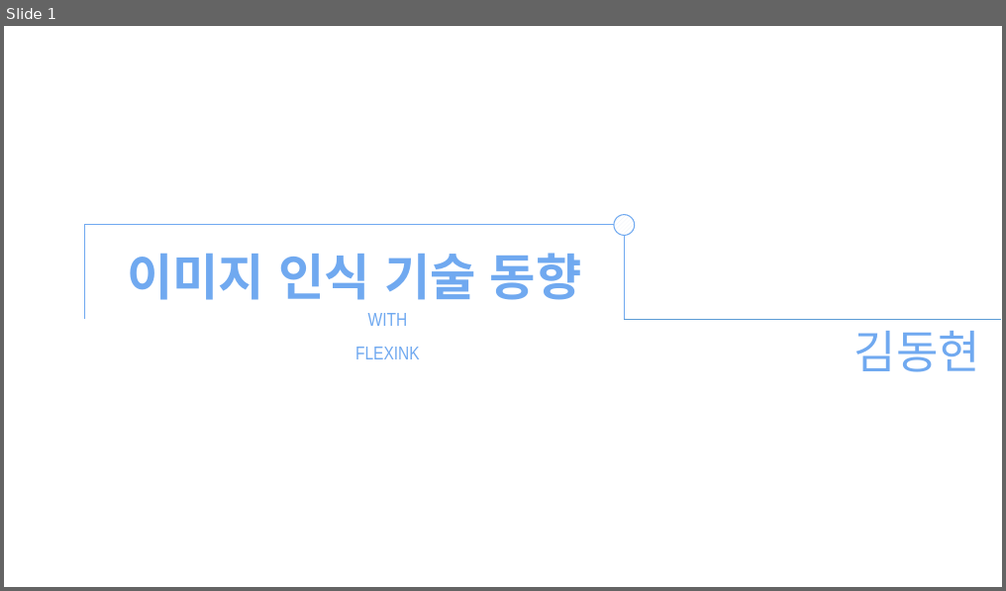
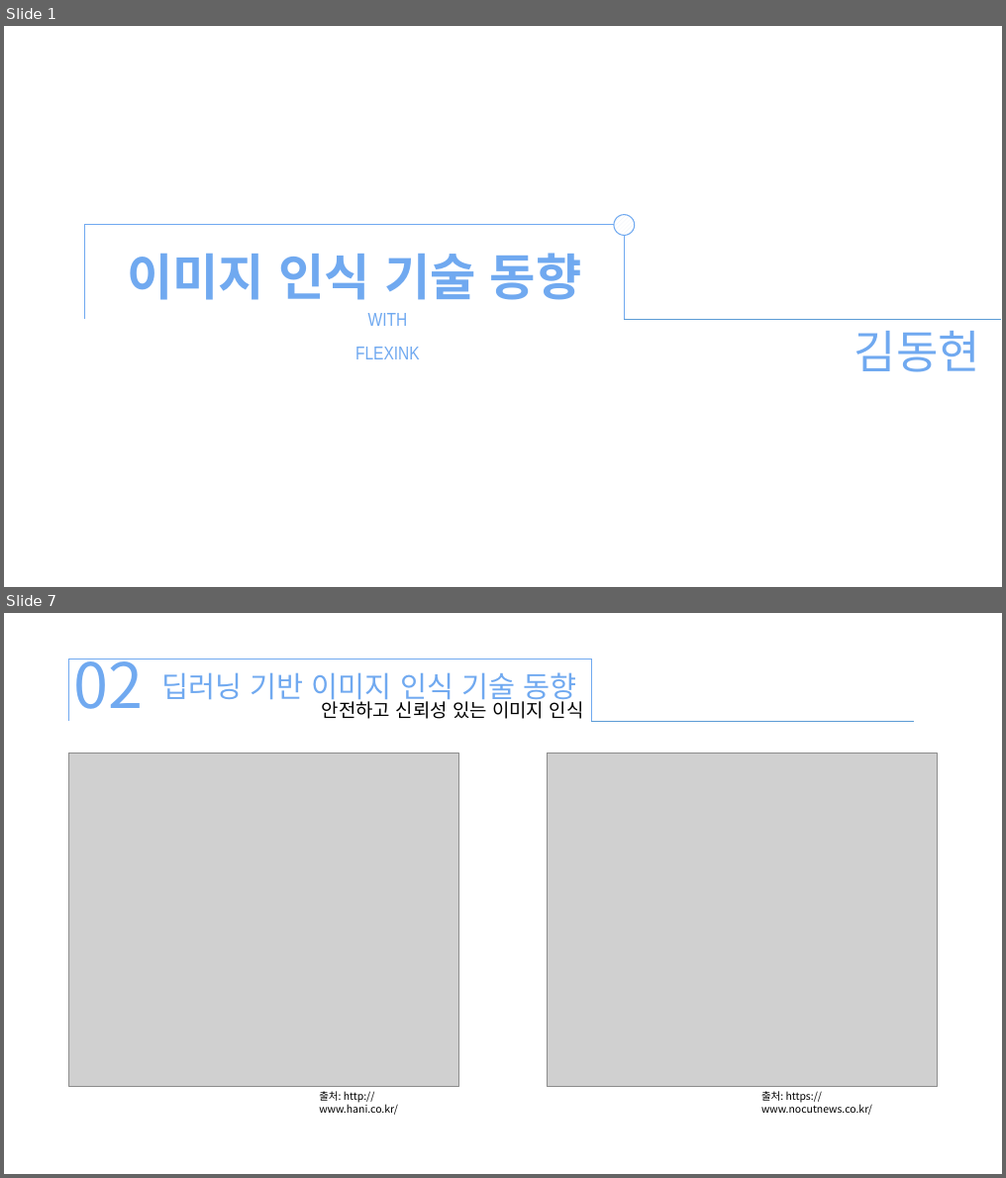
Before and after one commit to xddongx/flexink, a slide deck: 이미지 인식 기술/이미지 인식 기술_KDH.pptx. Shown one above the other, each under a label of ours: slide 1 before the commit, slides 1 and 7 after it; the slides between them are not shown. The pictures are 1006x591 and 1006x1178 pixels, drawn with LibreOffice and Linux fonts; fonts in the diff are those of the drawing; grey boxes stand for pictures. Boxes give left, top, right and bottom in pixels: in the first picture for what was removed or moved away, otherwise in the second. Text is boxed around its words. In the diff, an @@ line names an element or a change of style, - is before the commit and + after.

```diff
--- a/이미지 인식 기술/이미지 인식 기술_KDH.pptx
+++ b/이미지 인식 기술/이미지 인식 기술_KDH.pptx
@@ slide 7 added at <box>4,613,1002,1174</box>, background #FFFFFF @@
@@ right bracket added at <box>69,659,591,721</box>, outline #70A9F0 0.5 pt @@
@@ text added at <box>74,659,144,709</box>, 60 pt, text #70A9F0 @@
+02
@@ text added at <box>161,672,577,705</box>, 28 pt, text #70A9F0 @@
+딥러닝 기반 이미지 인식 기술 동향
@@ text added at <box>322,698,584,719</box>, 18 pt, text #000000 @@
+안전하고 신뢰성 있는 이미지 인식
@@ line added from (591, 721) to (915, 721), #5B9BD5 0.5 pt @@
@@ picture added at <box>69,753,459,1087</box> @@
@@ picture added at <box>547,753,937,1087</box> @@
@@ text added at <box>319,1091,398,1115</box>, 10 pt, text #000000 @@
+출처: http://www.hani.co.kr/
@@ text added at <box>761,1091,872,1115</box>, 10 pt, text #000000 @@
+출처: https://www.nocutnews.co.kr/
```
Also in this commit, not shown: 2 slides changed, 13 other slides added, 13 slides removed, 11 other files.
